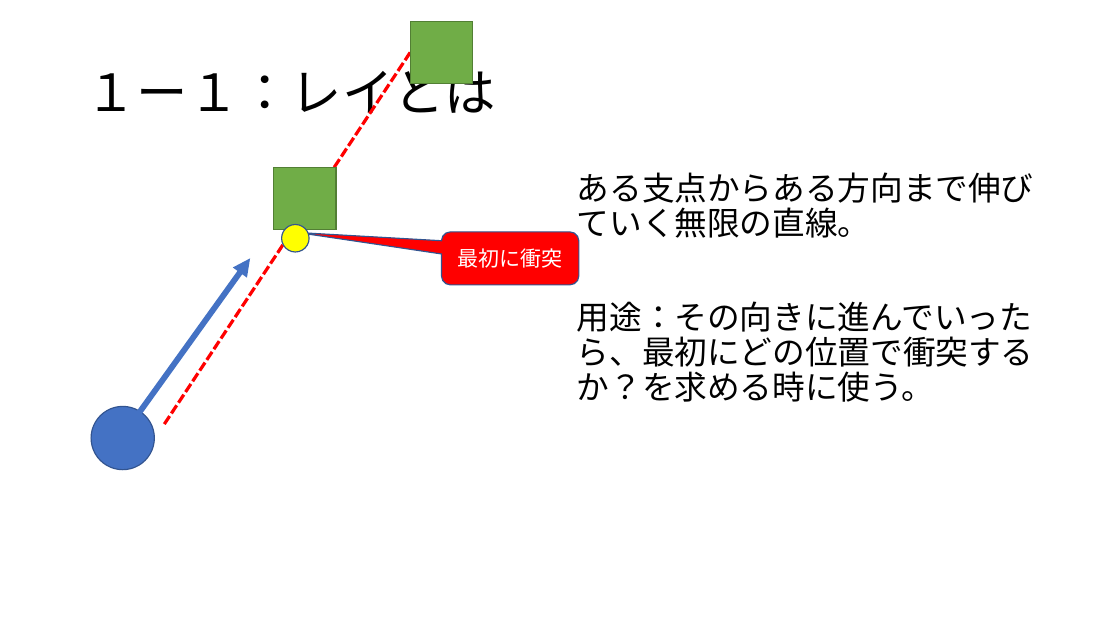
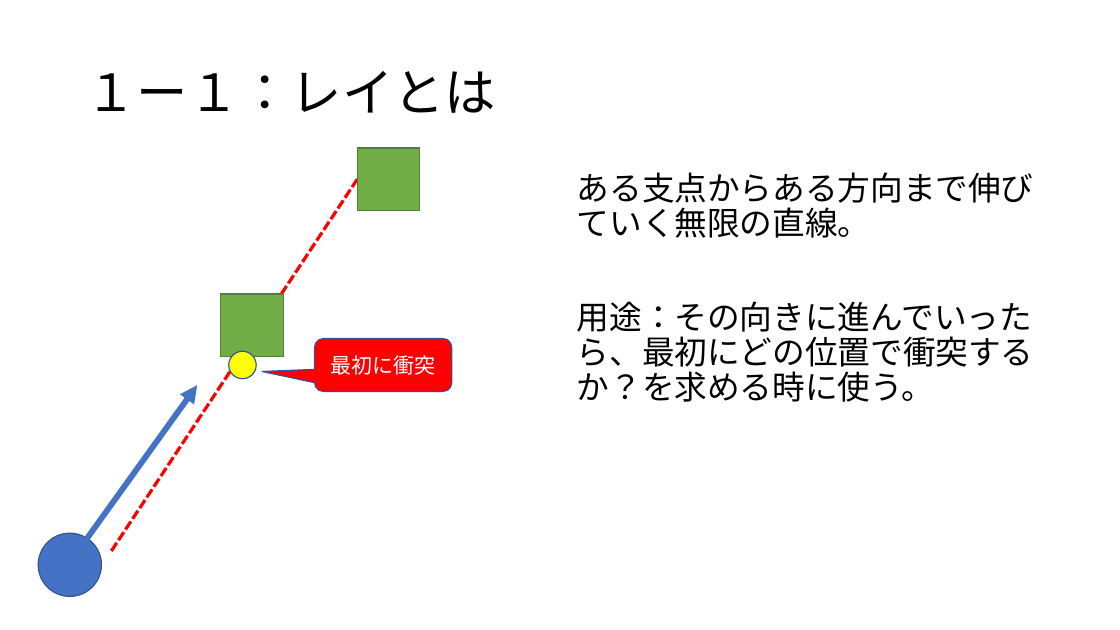
Before and after one commit to ShinaTaiyo/Memorandum_000, a slide deck: slide 2 of 近くの敵をロックオンする/近くの敵をロックオンする方法.pptx. Drawn at 1120x630 pixels with LibreOffice and Linux fonts; fonts in the diff are those of the drawing. Boxes give left, top, right and bottom in pixels: in the first picture for what was removed or moved away, otherwise in the second. Text is boxed around its words. In the diff, an @@ line names an element or a change of style, - is before the commit and + after.

```diff
--- a/近くの敵をロックオンする/近くの敵をロックオンする方法.pptx
+++ b/近くの敵をロックオンする/近くの敵をロックオンする方法.pptx
@@ 2 arrows, 2 rectangles, 1 line, 1 ellipse: place and size @@
-2 arrows, 2 rectangles, 1 line, 1 ellipse at [91, 21, 472, 470]
+2 arrows, 2 rectangles, 1 line, 1 ellipse at [38, 148, 419, 597]
@@ ellipse: place and size @@
-ellipse at [281, 224, 309, 252]
+ellipse at [229, 351, 256, 379]
@@ rounded speech box "最初に衝突": place and size @@
-rounded speech box "最初に衝突" at [442, 232, 579, 285]
+rounded speech box "最初に衝突" at [314, 339, 451, 392]
@@ rounded speech box "最初に衝突" at [314, 339, 451, 392]: proportions changed @@
```
Also in this commit, not shown: 11 other files.
